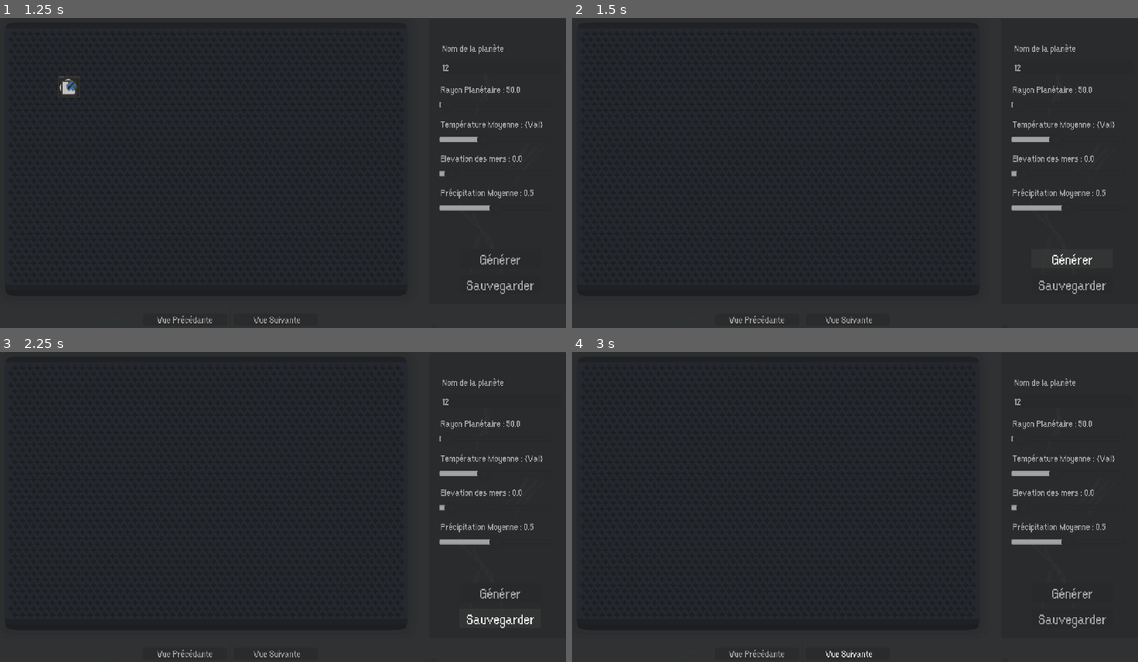
Above: before the commit, frames 1-4 (two rows, left to right).
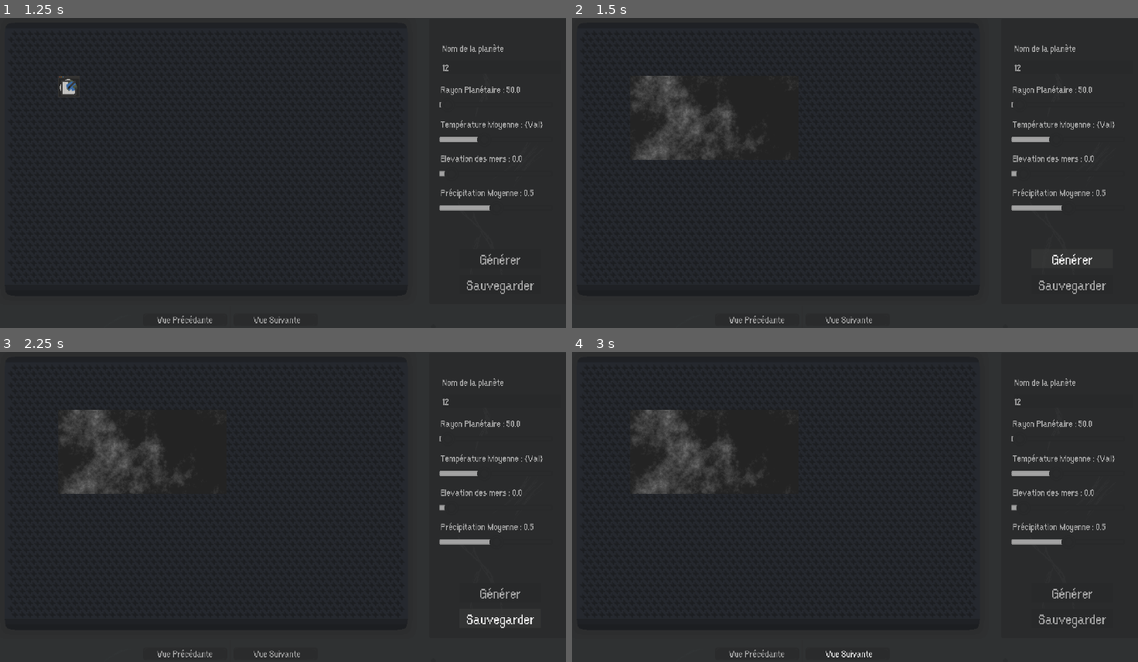
Above: after the commit, the same moments.

Repository: Jujedie/PlanetGenerator
Game: Godot game, scene res://data/scn/master.tscn
Same seed, same stepped clock (60 frames per second), same inputs: the game is played once before the commit and once after it.
Inputs (mouse positions are in pixels of both pictures, inside the frame that each line leads up to):
- Up to frame 1 (1.25 s): click (503, 67) at 0.52 s; type "12" at 0.6 s
- Up to frame 2 (1.5 s): click "Générer" at 1.25 s
- Up to frame 3 (2.25 s): click "Sauvegarder" at 2 s
- Up to frame 4 (3 s): click "Vue Suivante" at 2.75 s

Frame 1 is identical in both runs. In frame 2, 2.0% of the frame differs, in the area x 10-38%, y 18-46%; in frame 3, 2.0%; in frame 4, 2.0%.

Commit message:
Correction du chemin de sauvegarde des images : création du répertoire 'temp' si nécessaire.

Diff:
--- a/src/planetGenerator.gd
+++ b/src/planetGenerator.gd
@@ -234,7 +234,9 @@
 static func save_image(image: Image, file_name: String) -> String:
 	var dir = DirAccess.open("res://data/img/temp")
 	if dir == null:
-		dir.make_dir_recursive("res://data/img/temp")
+		dir = DirAccess.open("res://data/img")
+		dir.make_dir("temp")
+		dir = DirAccess.open("res://data/img/temp")
 
 	var img_path = "res://data/img/temp" + file_name
 	image.save_png(img_path)
